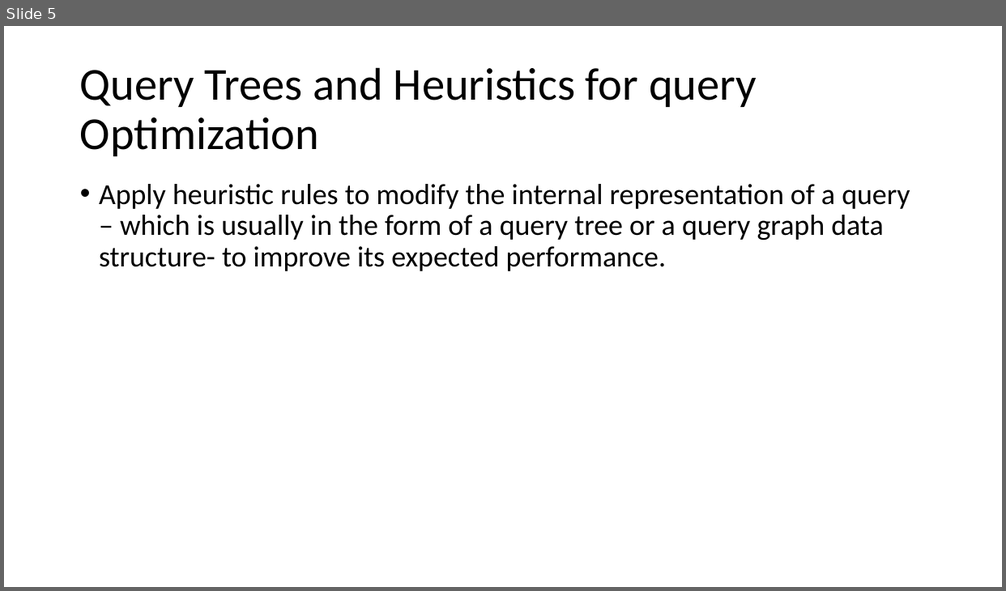
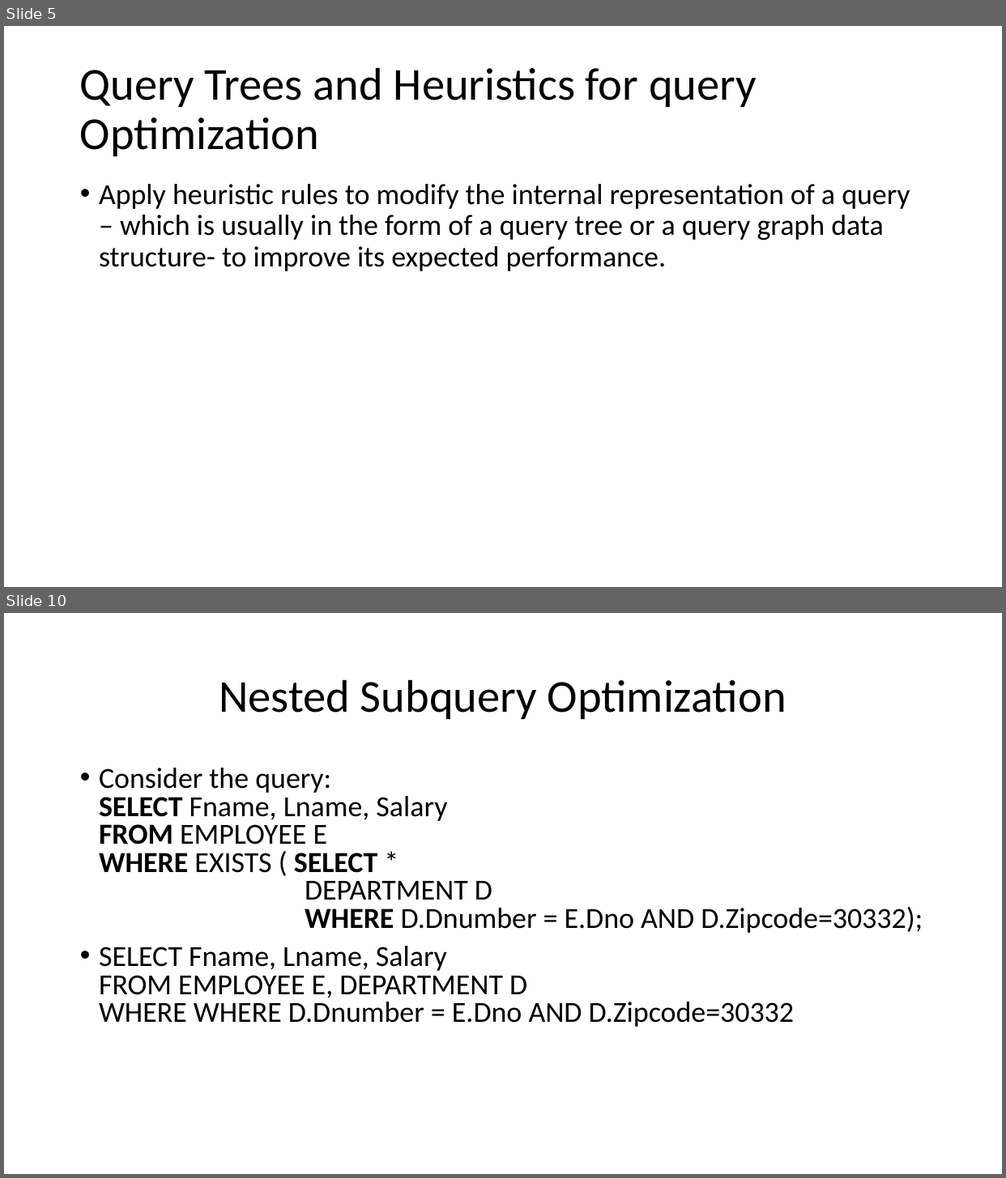
Before and after one commit to longnguyencse/master17-database-advace, a slide deck: Database advance.pptx. Shown one above the other, each under a label of ours: slide 5 before the commit, slides 5 and 10 after it; the slides between them are not shown. The pictures are 1006x591 and 1006x1178 pixels, drawn with LibreOffice and Linux fonts; fonts in the diff are those of the drawing. Boxes give left, top, right and bottom in pixels: in the first picture for what was removed or moved away, otherwise in the second. Text is boxed around its words. In the diff, an @@ line names an element or a change of style, - is before the commit and + after.

```diff
--- a/Database advance.pptx
+++ b/Database advance.pptx
@@ slide 10 added at (4,613,1002,1174), background #FFFFFF @@
@@ title added at (219,679,786,719), 44 pt, text #000000 @@
+Nested Subquery Optimization
@@ text added at (99,768,923,1027), 28 pt, text #000000 @@
+• Consider the query:
+  SELECT Fname, Lname, Salary
+  FROM EMPLOYEE E
+  WHERE EXISTS ( SELECT *
+  DEPARTMENT D
+  WHERE D.Dnumber = E.Dno AND D.Zipcode=30332);
+• SELECT Fname, Lname, Salary
+  FROM EMPLOYEE E, DEPARTMENT D
+  WHERE WHERE D.Dnumber = E.Dno AND D.Zipcode=30332
```
Also in this commit, not shown: 1 slide changed, 5 other slides added, 1 slide removed.
